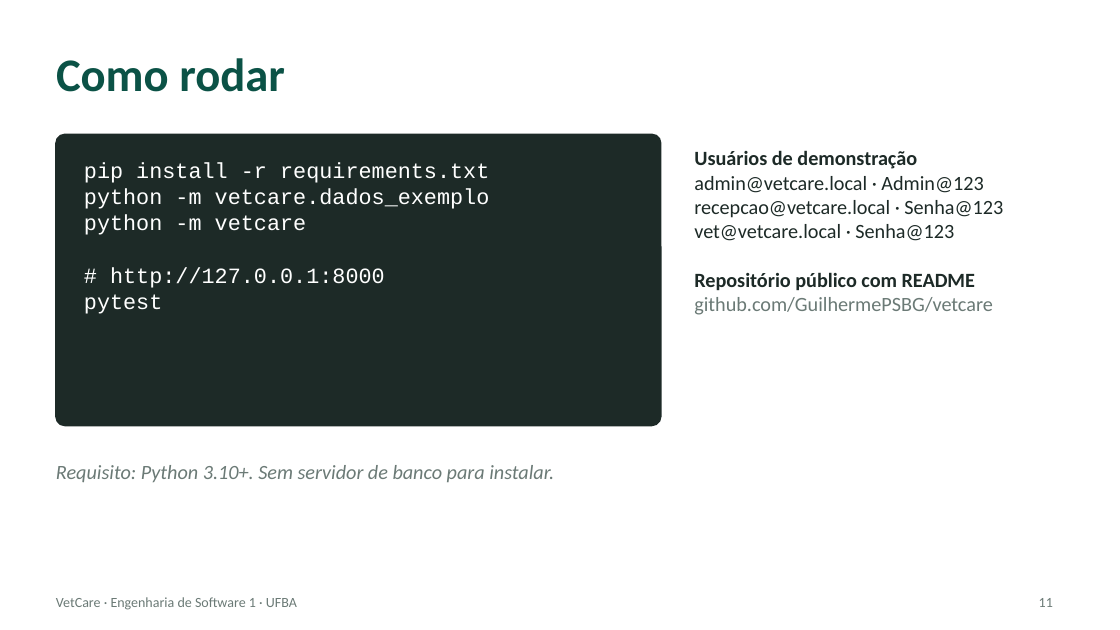
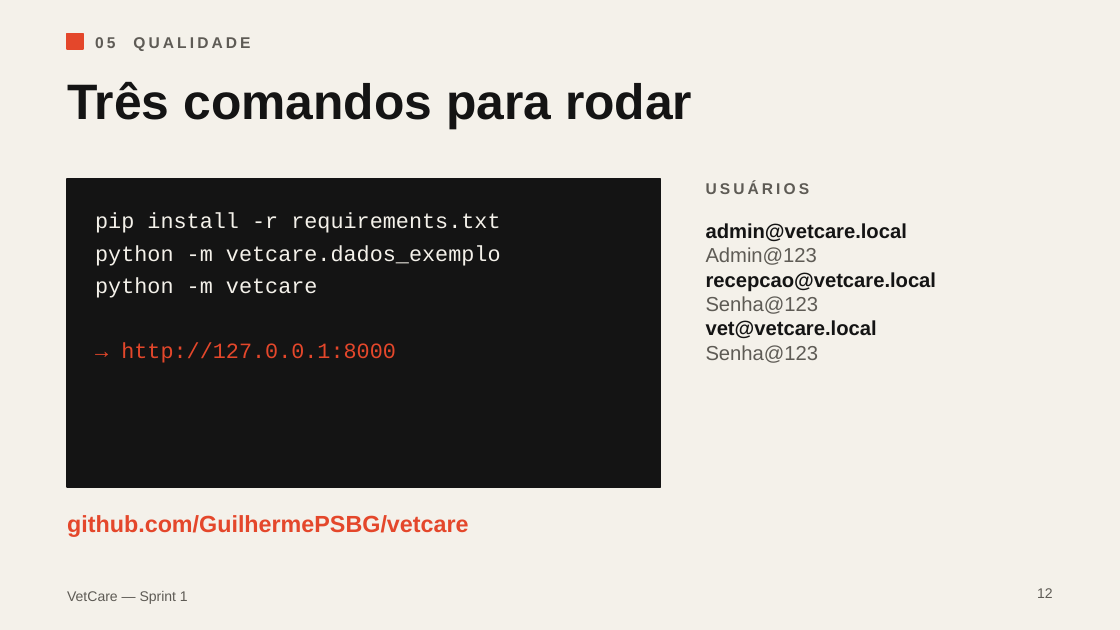
Before and after one commit to GuilhermePSBG/vetcare, a slide deck: slide 12 of docs/VetCare_Trabalho2_Sprint1.pptx (slide 11 before the commit). Drawn at 1120x630 pixels with LibreOffice and Linux fonts; fonts in the diff are those of the drawing. Boxes give left, top, right and bottom in pixels: in the first picture for what was removed or moved away, otherwise in the second. Text is boxed around its words. In the diff, an @@ line names an element or a change of style, - is before the commit and + after.

```diff
--- a/docs/VetCare_Trabalho2_Sprint1.pptx
+++ b/docs/VetCare_Trabalho2_Sprint1.pptx
@@ background #FFFFFF to #F4F1EA @@
@@ rectangle added at box(67, 34, 83, 49), fill #E4472B, outline #E4472B 1 pt @@
@@ text added at box(95, 37, 250, 51), 10 pt, text #5E5B55, bold @@
+05 QUALIDADE
@@ title at box(67, 82, 692, 129): text changed; size 30 to 32 pt; font Calibri to Arial; text colour #0B5246 to #141414 @@
-Como rodar
+Três comandos para rodar
@@ title "Três comandos para rodar" at box(67, 82, 692, 129): vertical alignment middle to top @@
@@ rounded rectangle removed at box(56, 134, 661, 426) @@
@@ rectangle added at box(67, 179, 661, 487), fill #141414, outline #141414 1 pt @@
@@ text "pip install -r requirements.txt": place and size @@
-text "pip install -r requirements.txt" at box(84, 162, 490, 314)
+text "pip install -r requirements.txt" at box(95, 213, 501, 363)
@@ text added at box(706, 182, 810, 194), 10 pt, text #5E5B55, bold @@
+USUÁRIOS
@@ text at box(95, 213, 501, 298): text colour #FFFFFF to #F4F1EA in "pip install -r requirements.txt", "python -m vetcare.dados_exemplo", "python -m vetcare"; more space between paragraphs @@
@@ text at box(706, 223, 937, 363): text changed; font Calibri to Arial; text colour #1D2A27 to #141414; bold on @@
-Usuários de demonstração
-admin@vetcare.local · Admin@123
-recepcao@vetcare.local · Senha@123
-vet@vetcare.local · Senha@123
-Repositório público com README
-github.com/GuilhermePSBG/vetcare
+admin@vetcare.local
+Admin@123
+recepcao@vetcare.local
+Senha@123
+vet@vetcare.local
+Senha@123
@@ text at box(121, 342, 396, 363): text changed; text colour #FFFFFF to #E4472B @@
-# http://127.0.0.1:8000
-pytest
+→ http://127.0.0.1:8000
@@ text removed at box(56, 465, 554, 482) @@
-Requisito: Python 3.10+. Sem servidor de banco para instalar.
@@ text added at box(67, 515, 469, 537), 15 pt, text #E4472B, bold @@
+github.com/GuilhermePSBG/vetcare
@@ text at box(67, 591, 188, 604): text changed; font Calibri to Arial; text colour #6B7A76 to #5E5B55 @@
-VetCare · Engenharia de Software 1 · UFBA
+VetCare — Sprint 1
@@ page number added at box(1037, 588, 1053, 598), 9 pt, text #5E5B55 @@
+12
@@ page number removed at box(1039, 598, 1053, 607) @@
-11
```
Also in this commit, not shown: 10 other slides changed, 2 slides added, 1 slide removed, 1 other file.
